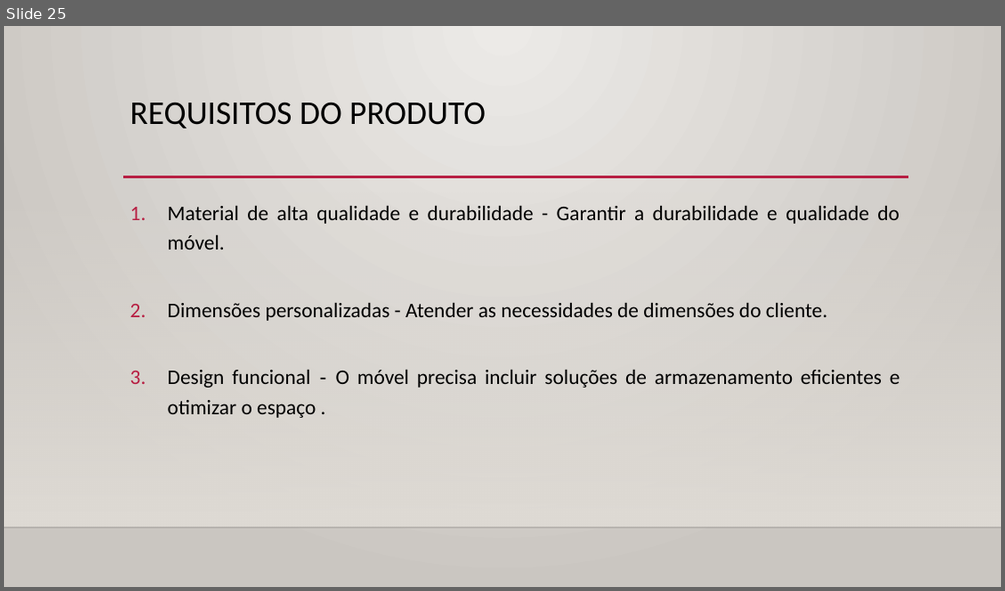
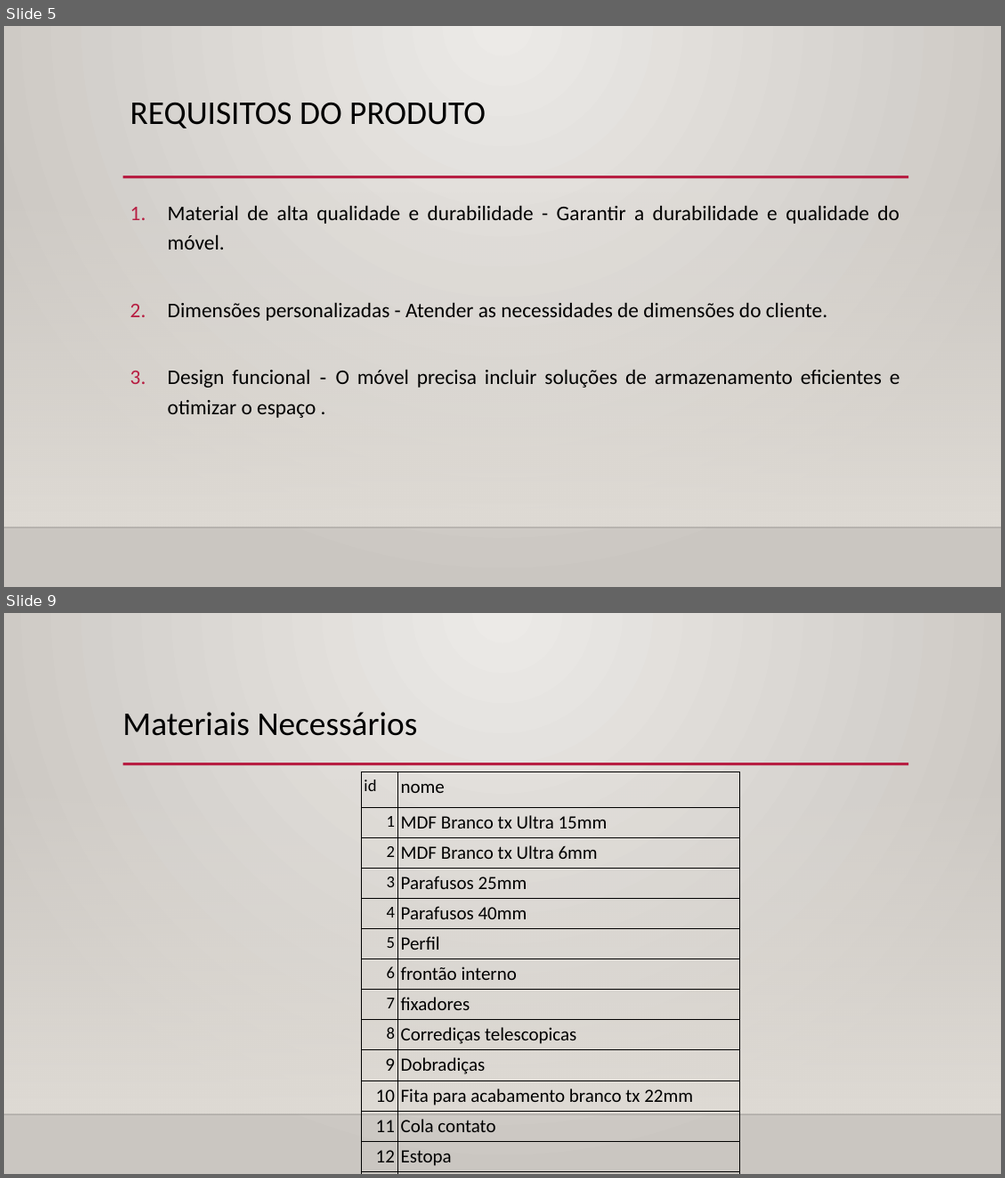
Before and after one commit to AndreLuizRibeiro/Trabalho, a slide deck: apresentacao G 5.pptx. Shown one above the other, each under a label of ours: slide 25 before the commit, slides 5 and 9 after it; the slides between them are not shown. The pictures are 1005x591 and 1005x1178 pixels, drawn with LibreOffice and Linux fonts; fonts in the diff are those of the drawing; background and template pictures are left out. Boxes give left, top, right and bottom in pixels: in the first picture for what was removed or moved away, otherwise in the second. Text is boxed around its words. In the diff, an @@ line names an element or a change of style, - is before the commit and + after.

```diff
--- a/apresentacao G 5.pptx
+++ b/apresentacao G 5.pptx
@@ slide 9 added at <box>4,613,1001,1174</box>, background gradient #ECEAE7 to #CAC6C1; not listed: 3 template elements that a slide beside it also shows @@
@@ title added at <box>122,712,418,736</box>, 32 pt, text #000000 @@
+Materiais Necessários
@@ table added at <box>362,772,741,1169</box>, 15 rows, 2 columns @@
+id | nome
+1 | MDF Branco tx Ultra 15mm
+2 | MDF Branco tx Ultra 6mm
+3 | Parafusos 25mm
+4 | Parafusos 40mm
+5 | Perfil
+6 | frontão interno
+7 | fixadores
+8 | Corrediças telescopicas
+9 | Dobradiças
+10 | Fita para acabamento branco tx 22mm
+11 | Cola contato
+12 | Estopa
+13 | Thinner
+14 | Tapa furo branco tx
@@ what was slide 25 is now slide 5 @@
```
Also in this commit, not shown: 5 other slides changed, 3 other slides added, 23 slides removed, 1 other file.
